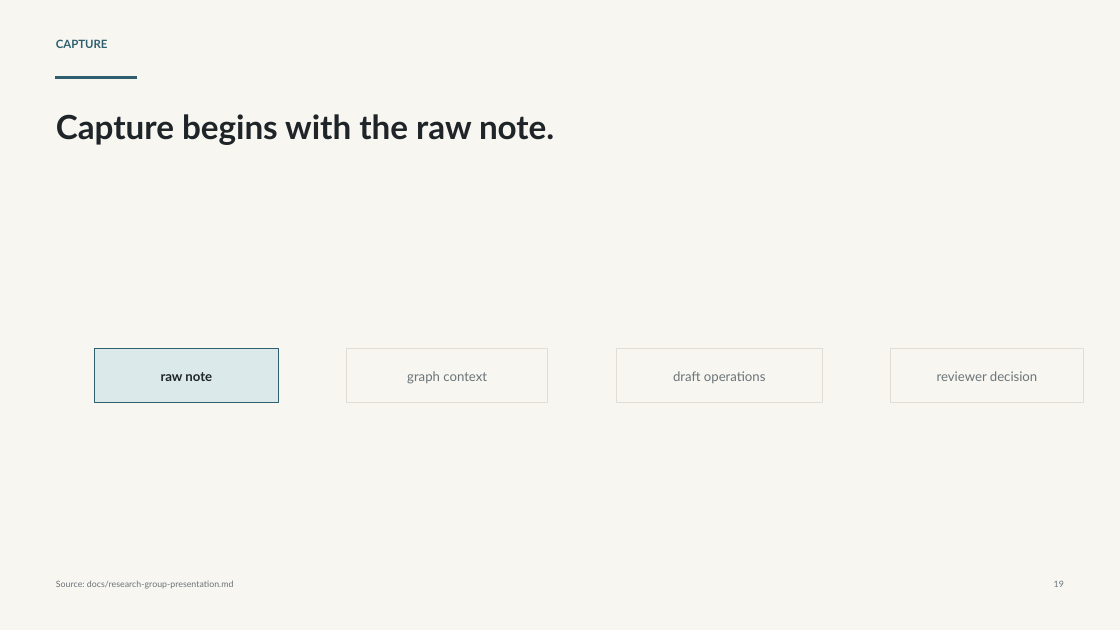
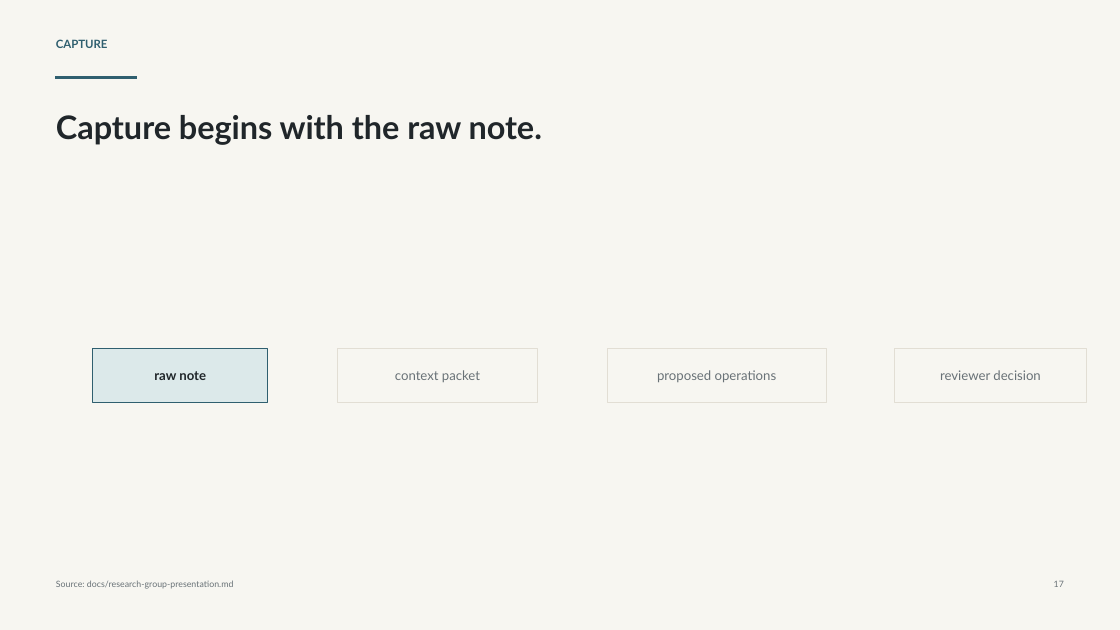
Before and after one commit to SamuelBrudner/lab-tracker, a slide deck: slide 17 of outputs/019e93bf-5861-7ba2-af6a-d3677b8793cd/presentations/lab-tracker-research-group/output/lab-tracker-research-group-presentation.pptx (slide 19 before the commit). Drawn at 1120x630 pixels with LibreOffice and Linux fonts; fonts in the diff are those of the drawing. Boxes give left, top, right and bottom in pixels: in the first picture for what was removed or moved away, otherwise in the second. Text is boxed around its words. In the diff, an @@ line names an element or a change of style, - is before the commit and + after.

```diff
--- a/outputs/019e93bf-5861-7ba2-af6a-d3677b8793cd/presentations/lab-tracker-research-group/output/lab-tracker-research-group-presentation.pptx
+++ b/outputs/019e93bf-5861-7ba2-af6a-d3677b8793cd/presentations/lab-tracker-research-group/output/lab-tracker-research-group-presentation.pptx
@@ text "Capture begins with the raw ..." at bbox=[56, 115, 542, 145]: size 28.5 to 27.8 pt, text colour #1E2428 to #20262A @@
@@ rectangle: place and size @@
-rectangle at bbox=[94, 349, 278, 403]
+rectangle at bbox=[92, 349, 267, 403]
@@ text "raw note" at bbox=[154, 371, 206, 380]: text colour #1E2428 to #20262A @@
@@ rectangle: place and size @@
-rectangle at bbox=[346, 349, 548, 403]
+rectangle at bbox=[338, 349, 538, 403]
@@ outline #E1DED4 0.75 pt to #E2DED4 0.75 pt in 3 elements at bbox=[895, 349, 1087, 403], bbox=[338, 349, 538, 403], bbox=[607, 349, 826, 403] @@
@@ rectangle: place and size @@
-rectangle at bbox=[616, 349, 823, 403]
+rectangle at bbox=[607, 349, 826, 403]
@@ rectangle: place and size @@
-rectangle at bbox=[891, 349, 1083, 403]
+rectangle at bbox=[895, 349, 1087, 403]
@@ text "reviewer decision" at bbox=[940, 370, 1040, 380]: text colour #6B7478 to #697277 @@
@@ text at bbox=[395, 370, 480, 382]: text changed; text colour #6B7478 to #697277 @@
-graph context
+context packet
@@ text at bbox=[657, 370, 777, 382]: text changed; text colour #6B7478 to #697277 @@
-draft operations
+proposed operations
```
Also in this commit, not shown: 12 other slides changed, 8 slides added, 10 slides removed, 1 other file.
